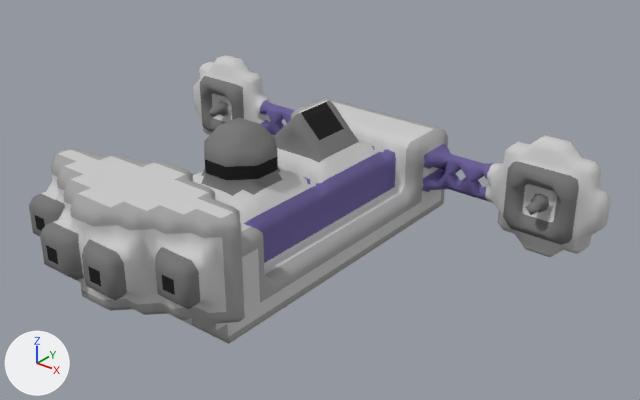
Two versions of the OBJ model src/jsMain/resources/meshes/usa-1-jefferson-class.obj, one commit apart.
Camera for both pictures: a camera (50 mm lens) standing at (39.7, -42.4, 32.8) and looking at (3.7, 2.6, 4.9). Lighting does not change. The marker at lower left points along +X, +Y and +Z. Where no turn or scale is listed for an object, it has been applied to the vertices.

The older version as bpy lines, for what is in view:
```python
me_usa_1_jefferson_class = bpy.data.meshes.new('usa-1-jefferson-class')
me_usa_1_jefferson_class.from_pydata(...)  # 3728 vertices, 7476 faces; spans x -20.5..20.5, y -16.0..16.0, z 0.0..11.0
me_usa_1_jefferson_class.materials.append(mat_usa_1_jefferson_class)
ob_usa_1_jefferson_class = bpy.data.objects.new('usa-1-jefferson-class', me_usa_1_jefferson_class)
ob_usa_1_jefferson_class.location = (0.0, 0.0, 0.0)
```
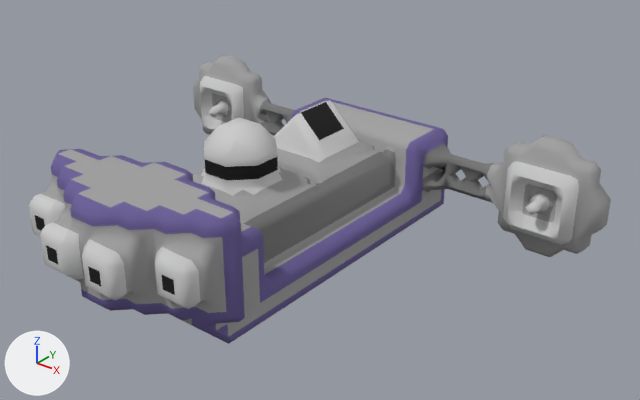
Pixel boxes (x1, y1, x2, y2) of what changed, in the pictures (640 x 400 px):
part 1 of me_usa_1_jefferson_class, deleted
    before: (29, 55, 611, 344)
part 2 of me_usa_1_jefferson_class, surface changed
    both: (30, 62, 601, 331)

Diff of the bpy script that builds the scene:
```diff
--- a/src/jsMain/resources/meshes/usa-1-jefferson-class.obj.py
+++ b/src/jsMain/resources/meshes/usa-1-jefferson-class.obj.py
@@ me_usa_1_jefferson_class @@
 # used by ob_usa_1_jefferson_class; location = (0.0, 0.0, 0.0)
-me_usa_1_jefferson_class.from_pydata(...)  # 3728 vertices, 7476 faces; spans x -20.5..20.5, y -16.0..16.0, z 0.0..11.0
+me_usa_1_jefferson_class.from_pydata(...)  # 1459 vertices, 2631 faces; spans x -20.5..20.5, y -16.0..16.0, z 0.0..11.0
+# me_usa_1_jefferson_class part 1: 2269 vertices removed from x -20.5..20.5, y -16.0..16.0, z 0.0..11.0
+# me_usa_1_jefferson_class part 2: 1032 kept faces spanning x -20.0..20.0, y -16.0..16.0, z 0.0..10.0 get new texture (UV) coordinates
 me_usa_1_jefferson_class.materials.append(mat_usa_1_jefferson_class)
```
